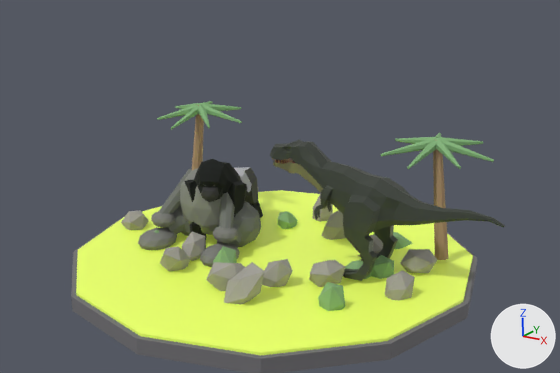
The Blender file art/interactable-memes/reactor.blend, before and after one commit.
The view is the same before and after, from the file's camera 'PreviewCamera'. Arrows for +X, +Y and +Z are at lower right; the lights stay in place. The first picture is the older version.

The older version as bpy lines, for what is in view:
```python
ob_gorillabelly = bpy.data.objects.new('GorillaBelly', me_icosphere_024)
ob_gorillabelly.parent = ob_reactorscene
ob_gorillabelly.location = (-1.55, -0.18, 1.12)
ob_gorillafoot__1 = bpy.data.objects.new('GorillaFoot_-1', me_icosphere_026)
ob_gorillafoot__1.parent = ob_reactorscene
ob_gorillafoot__1.location = (-2.38, -0.9, 0.3)
ob_gorillahaunch_1 = bpy.data.objects.new('GorillaHaunch_1', me_icosphere_028)
ob_gorillahaunch_1.parent = ob_reactorscene
ob_gorillahaunch_1.location = (-1.0, 0.08, 0.62)
ob_gorillahaunch__1 = bpy.data.objects.new('GorillaHaunch_-1', me_icosphere_025)
ob_gorillahaunch__1.parent = ob_reactorscene
ob_gorillahaunch__1.location = (-2.1, 0.08, 0.62)
ob_gorillarestingarm__1 = bpy.data.objects.new('GorillaRestingArm_-1', me_cone_017)
ob_gorillarestingarm__1.parent = ob_reactorscene
ob_gorillarestingarm__1.location = (-2.185, -0.35, 1.2)
ob_gorillarestingarm__1.rotation_euler = (2.402, 0.0, -0.534)  # degrees (138, 0, -31)
ob_gorillarestinghand__1 = bpy.data.objects.new('GorillaRestingHand_-1', me_icosphere_027)
ob_gorillarestinghand__1.parent = ob_reactorscene
ob_gorillarestinghand__1.location = (-2.38, -0.7, 0.7)
ob_gorillathigh_1 = bpy.data.objects.new('GorillaThigh_1', me_cone_018)
ob_gorillathigh_1.parent = ob_reactorscene
ob_gorillathigh_1.location = (-0.86, -0.32, 0.59)
ob_gorillathigh_1.rotation_euler = (1.945, 0.0, 0.437)  # degrees (111, 0, 25)
ob_gorillathigh__1 = bpy.data.objects.new('GorillaThigh_-1', me_cone_016)
ob_gorillathigh__1.parent = ob_reactorscene
ob_gorillathigh__1.location = (-2.24, -0.32, 0.59)
ob_gorillathigh__1.rotation_euler = (1.945, 0.0, -0.437)  # degrees (111, 0, -25)
ob_rock_18 = bpy.data.objects.new('Rock_18', me_icosphere_018)
ob_rock_18.parent = ob_reactorscene
ob_rock_18.location = (2.227, -1.505, 0.25)
ob_rock_18.rotation_euler = (3.6, 1.8, 5.4)  # degrees (206, 103, 309)
# also in view: 'Rock_21' at (2.36, 0.22, 0.25); 'Rock_10' at (0.85, -1.23, 0.33); 'GorillaFoot_1' at (-0.72, -0.9, 0.3); 'Rock_11' at (0.71, 1.54, 0.41); 'PalmTrunk_3.15' at (3.05, 1.45, 1.51)
```
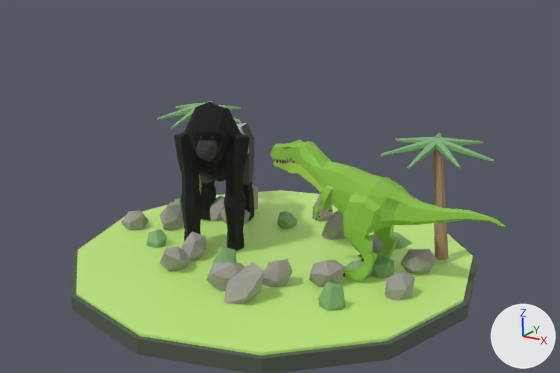
ob_gorilla is not drawn itself; it is the parent of ob_geo_gorilla.

Pixel boxes [x1, y1, x2, y2] of what changed, in the pictures (560 x 373 px; the box of a moved part takes in the faces that stretch with it):
'Stage_Trim', recoloured: [76, 190, 473, 355] in both
'Trex', recoloured (lighter): [270, 139, 505, 281] in both
'Geo_Gorilla', reshaped, moved, turned, rescaled: before [185, 159, 263, 239]; after [174, 102, 254, 251]
'Stage_Platform', recoloured: [71, 217, 477, 373] in both
'GorillaBelly', deleted: before [180, 168, 221, 235]
'GorillaHaunch_1', deleted: before [233, 201, 261, 247]
'GorillaFoot_-1', deleted: before [138, 227, 177, 250]
'GorillaRestingArm_1', deleted: before [219, 192, 235, 228]
'GorillaFoot_1', deleted: before [200, 243, 240, 267]
'GorillaRestingArm_-1', deleted: before [159, 169, 192, 214]
'GorillaRestingHand_1', deleted: before [213, 226, 238, 243]
'GorillaRestingHand_-1', deleted: before [151, 211, 175, 228]
'GorillaThigh_-1', deleted (mostly hidden): before [163, 209, 185, 234]
'GorillaHaunch_-1', deleted (mostly hidden): before [177, 204, 191, 236]
'GorillaThigh_1', deleted (mostly hidden): before [217, 223, 242, 248]
part 1 of me_geo_gorilla_1, moved or reshaped: before [234, 167, 251, 171]; after [237, 123, 247, 127]
part 2 of me_geo_gorilla_1, moved or reshaped: before [200, 159, 224, 169]; after [195, 102, 224, 115]
part 3 of me_geo_gorilla_1, moved or reshaped: before [200, 168, 222, 174]; after [194, 113, 222, 122]
part 4 of me_geo_gorilla_1, moved or reshaped: before [200, 173, 221, 182]; after [195, 121, 220, 132]
part 5 of me_geo_gorilla_1, moved or reshaped: before [200, 181, 218, 187]; after [196, 131, 218, 140]
part 6 of me_geo_gorilla_1, moved or reshaped: before [203, 187, 217, 191]; after [199, 140, 215, 145]
part 7 of me_geo_gorilla_1, moved or reshaped: before [214, 188, 219, 196]; after [212, 140, 218, 151]
part 8 of me_geo_gorilla_1, moved or reshaped: before [204, 191, 214, 196]; after [199, 144, 212, 151]
part 9 of me_geo_gorilla_1, moved or reshaped: before [206, 198, 213, 202]; after [201, 155, 211, 161]
part 10 of me_geo_gorilla_1, moved or reshaped: before [210, 196, 216, 201]; after [208, 152, 214, 159]
part 11 of me_geo_gorilla_1, moved or reshaped: before [185, 163, 263, 239]; after [174, 108, 254, 251]

Patch to the scene script:
```diff
--- a/art/interactable-memes/reactor.blend.py
+++ b/art/interactable-memes/reactor.blend.py
@@ mat_platform @@
 mat_platform = principled_material('Platform')
-mat_platform.base_color = (0.165, 0.161, 0.173)  # grey #717073
+mat_platform.base_color = (0.0824, 0.106, 0.0745)  # greyish green #515c4d
 mat_platform.roughness = 0.72
@@ mat_platform_trim @@
 mat_platform_trim = principled_material('Platform trim')
-mat_platform_trim.base_color = (0.792, 1.0, 0.125)  # green #e6ff63
+mat_platform_trim.base_color = (0.455, 0.718, 0.176)  # green #b4dc74
 mat_platform_trim.roughness = 0.45
@@ mat_lightgreen @@
 mat_lightgreen = principled_material('LightGreen')
-mat_lightgreen.base_color = (0.237, 0.223, 0.128)  # yellow #868264
+mat_lightgreen.base_color = (0.557, 0.835, 0.114)  # green #c5ec5f
 mat_lightgreen.metallic = 0.4
@@ mat_green @@
 mat_green = principled_material('Green')
-mat_green.base_color = (0.0587, 0.0697, 0.055)  # dark grey #454b42
+mat_green.base_color = (0.31, 0.624, 0.0784)  # green #97cf4f
 mat_green.metallic = 0.4
@@ me_geo_gorilla_1 @@
 # used by ob_geo_gorilla; parent = ob_gorilla; location = (0.0, 0.0, 0.0)
-me_geo_gorilla_1.from_pydata(...)  # 1110 vertices, 576 faces; spans x -39.0..39.0, y -78.0..78.0, z -42.0..71.0
+me_geo_gorilla_1.from_pydata(...)  # 1110 vertices, 576 faces; spans x -38.0..38.0, y -74.0..74.0, z -78.0..78.0
+# me_geo_gorilla_1 part 1: the loose piece of 6 vertices spanning x -25.0..25.0, y 33.0..51.0, z 29.0..31.0 is moved by (0.0, 4.0, 2.0)
+# me_geo_gorilla_1 part 2: the loose piece of 6 vertices spanning x -14.0..14.0, y -63.0..-53.0, z 62.0..71.0 is moved by (0.0, 10.0, 6.0)
+# me_geo_gorilla_1 part 3: the loose piece of 6 vertices spanning x -13.0..13.0, y -69.0..-63.0, z 57.0..63.0 is moved by (0.0, 9.0, 6.0)
+# me_geo_gorilla_1 part 4: the loose piece of 6 vertices spanning x -13.0..13.0, y -75.0..-67.0, z 49.0..58.0 is moved by (0.0, 8.0, 5.0)
+# me_geo_gorilla_1 part 5: the loose piece of 6 vertices spanning x -11.0..11.0, y -75.0..-68.0, z 41.0..50.0 is moved by (0.0, 6.0, 4.0)
+# me_geo_gorilla_1 part 6: the loose piece of 6 vertices spanning x -8.0..8.0, y -77.0..-68.0, z 39.0..41.0 is moved by (0.0, 5.0, 3.0)
+# me_geo_gorilla_1 part 7: the loose piece of 4 vertices spanning x 6.0..11.0, y -76.0..-68.0, z 32.0..41.0 is moved by (0.0, 5.0, 3.0)
+# me_geo_gorilla_1 part 8: the loose piece of 6 vertices spanning x -6.0..6.0, y -78.0..-76.0, z 33.0..39.0 is moved by (0.0, 5.0, 3.0)
+# me_geo_gorilla_1 part 9: the loose piece of 6 vertices spanning x -5.0..5.0, y -77.0..-73.0, z 24.0..30.0 is moved by (0.0, 3.0, 2.0)
+# me_geo_gorilla_1 part 10: the loose piece of 4 vertices spanning x 2.0..9.0, y -78.0..-74.0, z 26.0..32.0 is moved by (0.0, 4.0, 2.0)
+# me_geo_gorilla_1 part 11: 875 of 1110 vertices moved; they spanned x -39.0..39.0, y -78.0..78.0, z -42.0..66.0 and now span x -38.0..38.0, y -74.0..74.0, z -78.0..72.0; mean shift (0.0, -1.0, -13.0); largest move (38.0, 65.0, -42.0) -> (32.0, 57.0, -78.0)
+# other edits to the shape of me_geo_gorilla_1 do not show in these pictures
 me_geo_gorilla_1.materials.append(mat_lambert2sg)
@@ ob_gorilla @@
 ob_gorilla.parent = ob_reactorscene
-ob_gorilla.location = (-1.55, 0.4, 0.945)
-ob_gorilla.rotation_euler = (0.0, 0.0, 0.4)  # degrees (0, 0, 23)
-ob_gorilla.scale = (0.0172, 0.0172, 0.0172)
+ob_gorilla.location = (-1.55, 0.22, 1.815)
+ob_gorilla.rotation_euler = (0.0, 0.0, 0.48)  # degrees (0, 0, 28)
+ob_gorilla.scale = (0.0201, 0.0201, 0.0201)
@@ ob_gorillabelly @@
-ob_gorillabelly = bpy.data.objects.new('GorillaBelly', me_icosphere_024)
@@ ob_gorillahaunch__1 @@
-ob_gorillahaunch__1 = bpy.data.objects.new('GorillaHaunch_-1', me_icosphere_025)
@@ ob_gorillathigh__1 @@
-ob_gorillathigh__1 = bpy.data.objects.new('GorillaThigh_-1', me_cone_016)
@@ ob_gorillafoot__1 @@
-ob_gorillafoot__1 = bpy.data.objects.new('GorillaFoot_-1', me_icosphere_026)
@@ ob_gorillarestingarm__1 @@
-ob_gorillarestingarm__1 = bpy.data.objects.new('GorillaRestingArm_-1', me_cone_017)
@@ ob_gorillarestinghand__1 @@
-ob_gorillarestinghand__1 = bpy.data.objects.new('GorillaRestingHand_-1', me_icosphere_027)
@@ ob_gorillahaunch_1 @@
-ob_gorillahaunch_1 = bpy.data.objects.new('GorillaHaunch_1', me_icosphere_028)
@@ ob_gorillathigh_1 @@
-ob_gorillathigh_1 = bpy.data.objects.new('GorillaThigh_1', me_cone_018)
@@ ob_gorillafoot_1 @@
-ob_gorillafoot_1 = bpy.data.objects.new('GorillaFoot_1', me_icosphere_029)
@@ ob_gorillarestingarm_1 @@
-ob_gorillarestingarm_1 = bpy.data.objects.new('GorillaRestingArm_1', me_cone_019)
@@ ob_gorillarestinghand_1 @@
-ob_gorillarestinghand_1 = bpy.data.objects.new('GorillaRestingHand_1', me_icosphere_030)
```
